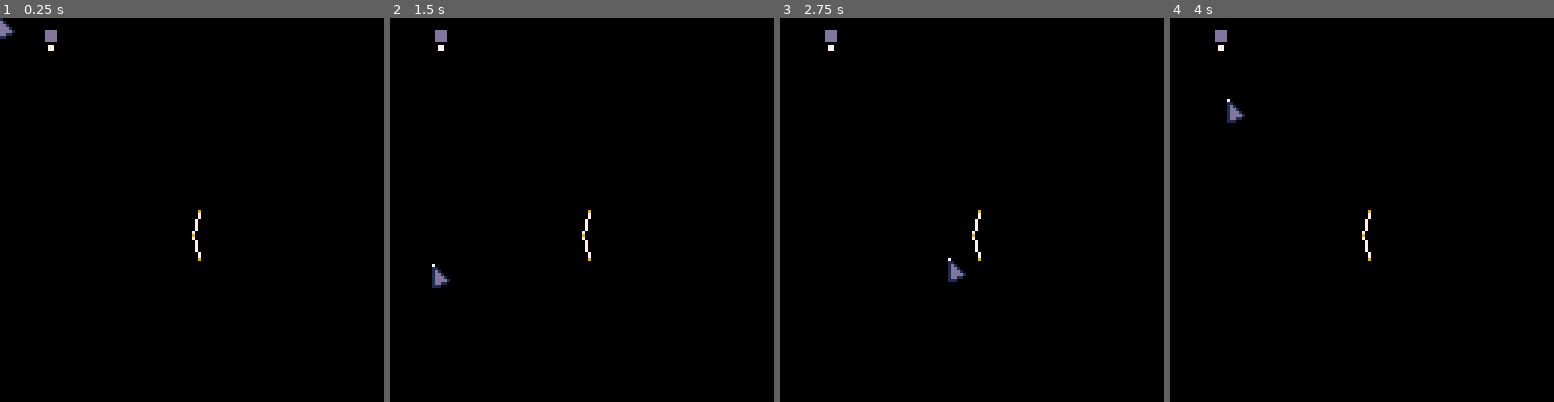
Above: before the commit, frames 1-4 (left to right).
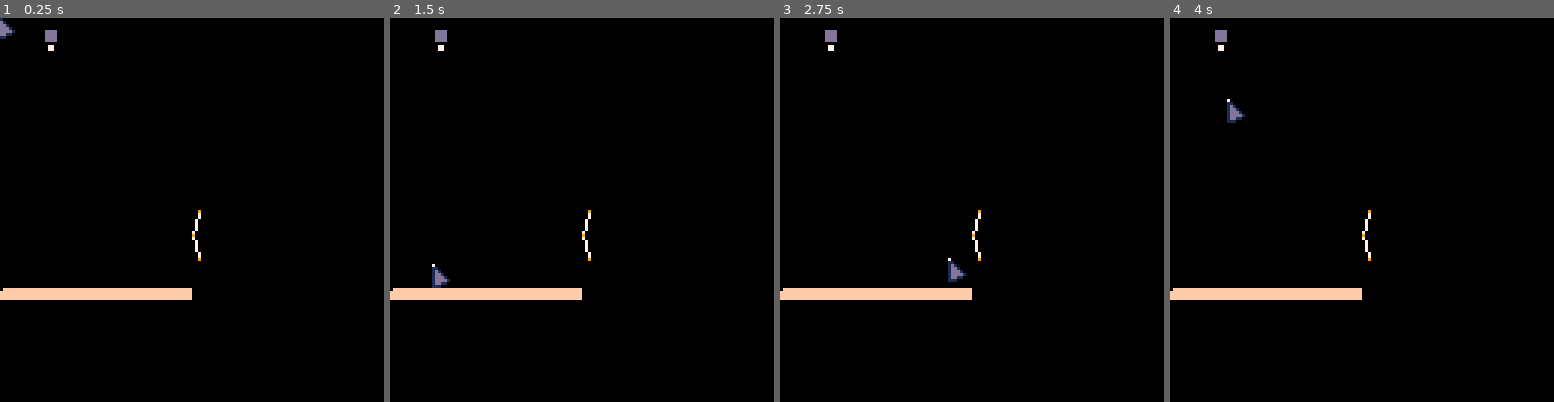
Above: after the commit, the same moments.

Repository: pvan/pico8
Game: PICO-8 cartridge anim_tool.p8
The game is run twice, just before and just after one commit, with the same random seed, the same clock (stepped at 60 frames per second) and the same inputs.
Inputs (mouse positions are in pixels of both pictures, inside the frame that each line leads up to):
- Up to frame 1 (0.25 s): no input
- Up to frame 2 (1.5 s): click (670, 121) at 0.67 s; click (436, 267) at 1.22 s
- Up to frame 3 (2.75 s): click (887, 114) at 1.77 s; click (952, 259) at 2.32 s
- Up to frame 4 (4 s): click (1404, 106) at 2.87 s; click (1465, 256) at 3.42 s; click (1231, 102) at 3.97 s

The runs differ from the first frame. In frame 1, 1.6% of the frame differs, in the area x 0-50%, y 70-74%; in frame 2, 1.6%; in frame 3, 1.6%; in frame 4, 1.6%.

Commit message:
anim_tool: add save/load animation data
saving to cartdata which we might run out of soon
even when saving numbers as 1 byte

also added visualization of the save data

consider adding string output
to store finished animations as strings in carts

Diff:
--- a/anim_tool.p8
+++ b/anim_tool.p8
@@ -38,24 +38,35 @@
 end
 
 
-verts={
- {66,64},
- {64,72},
- {66,80},
-}
-
-lines={
- {1,2},
- {2,3},
-}
-
-vframes={verts}
-lframes={lines}
-frame=1
+function init_default_data()
+	verts={
+	 {66,64},
+	 {64,72},
+	 {66,80},
+	}
+	lines={
+	 {1,2},
+	 {2,3},
+	}
+	vframes={verts}
+	lframes={lines}
+	frame=1
+end
 
 
 function _init()
  init_mouse()
+
+
+ --set before calling dset/dget
+ cartdata("pv_anim_tool")
+
+ if dget2(0)==0 then
+  init_default_data()
+ else
+  load_anim_data()
+ end
+
 end
 
 function _update()
@@ -64,6 +75,13 @@
  if stat(30)==true then
 		c=stat(31)
 
+		if c=="s" then
+ 		save_anim_data()
+		end
+		if c=="r" then
+		 init_default_data()
+		end
+
 		if c=="a" then
 			add(vframes,copy(vframes[frame]))
 			add(lframes,copy(lframes[frame]))
@@ -75,14 +93,15 @@
 
 		if c=="z" then
 			frame-=1
-			if (frame<=0) frame=#vframes
 		end
 		if c=="x" then
 			frame+=1
-			if (frame>#vframes) frame=1
-		end
-
- end
+		end
+
+ end
+ if (not frame) frame=1
+	if (frame<=0) frame=#vframes
+	if (frame>#vframes) frame=1
 
  --update vert/line lists
 	verts=vframes[frame]
@@ -119,6 +138,13 @@
   if i==frame then
    rectfill2(11+i*5,9, 2,2, 7)
   end
+ end
+
+ --view saved data
+ for i=1,0x5eff-0x5e00 do
+  d=dget2(i)
+  if (d==0) d=15
+  pset(i%64,90+i/64,d)
  end
 
 end
@@ -248,6 +274,80 @@
  end
  return c
 end
+-->8
+--save/load anim data
+
+
+
+function dget2(index)
+ return peek(0x5e00+index)
+end
+function dset2(index,val)
+ poke(0x5e00+index,val)
+end
+
+
+function load_anim_data()
+
+ framecount = dget2(0)
+ vertcount = dget2(1)
+ linecount = dget2(2)
+ read=3
+
+ vframes={}
+ lframes={}
+ for f=1,framecount do
+
+  newverts={}
+  for v=1,vertcount do
+   x=dget2(read)
+   read+=1
+   y=dget2(read)
+   read+=1
+   add(newverts,{x,y})
+  end
+  add(vframes,newverts)
+
+  newlines={}
+  for l=1,linecount do
+   x=dget2(read)
+   read+=1
+   y=dget2(read)
+   read+=1
+   add(newlines,{x,y})
+  end
+  add(lframes,newlines)
+
+ end
+
+end
+
+
+function save_anim_data()
+
+ framecount = dset2(0,#vframes)
+ vertcount = dset2(1,#verts)
+ linecount = dset2(2,#lines)
+ write=3
+
+ for f=1,#vframes do
+  vframe=vframes[f]
+  for v in all(vframe) do
+   dset2(write,v[1])
+   write+=1
+   dset2(write,v[2])
+   write+=1
+  end
+  lframe=lframes[f]
+  for l in all(lframe) do
+   dset2(write,l[1])
+   write+=1
+   dset2(write,l[2])
+   write+=1
+  end
+ end
+
+end
 __gfx__
 00000000007000000171000000000000000000000000000000000000000000000000000000000000000000000000000000000000000000000000000000000000
 000000000011000001d1000000000000000000000000000000000000000000000000000000000000000000000000000000000000000000000000000000000000
